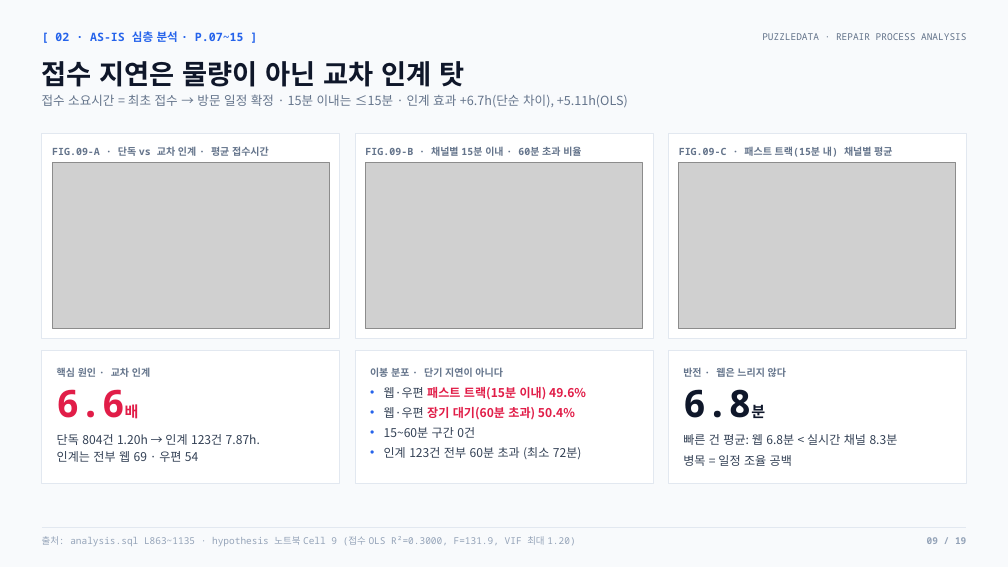
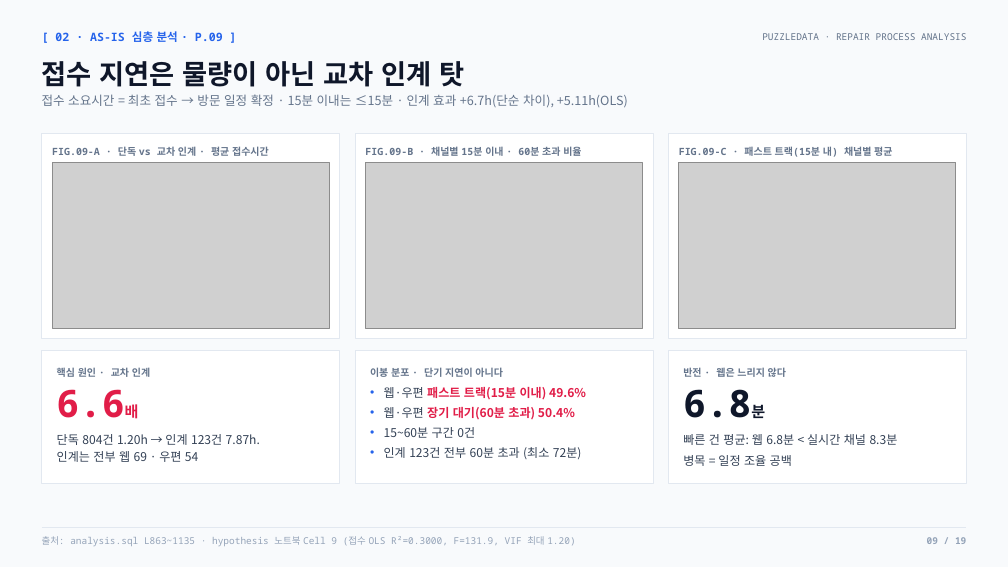
Before and after one commit to nus1245/puzzle_data, a slide deck: slide 9 of outputs/pptx/puzzledata_repair_report.pptx. Drawn at 1008x567 pixels with LibreOffice and Linux fonts; fonts in the diff are those of the drawing; grey boxes stand for pictures. Boxes give left, top, right and bottom in pixels: in the first picture for what was removed or moved away, otherwise in the second. Text is boxed around its words. In the diff, an @@ line names an element or a change of style, - is before the commit and + after.

```diff
--- a/outputs/pptx/puzzledata_repair_report.pptx
+++ b/outputs/pptx/puzzledata_repair_report.pptx
@@ text at bbox=[55, 31, 223, 42]: text changed @@
-[ 02 · AS-IS 심층 분석 · P.07~15 ]
+[ 02 · AS-IS 심층 분석 · P.09 ]
```
Also in this commit, not shown: 16 other slides changed, 2 other files.
